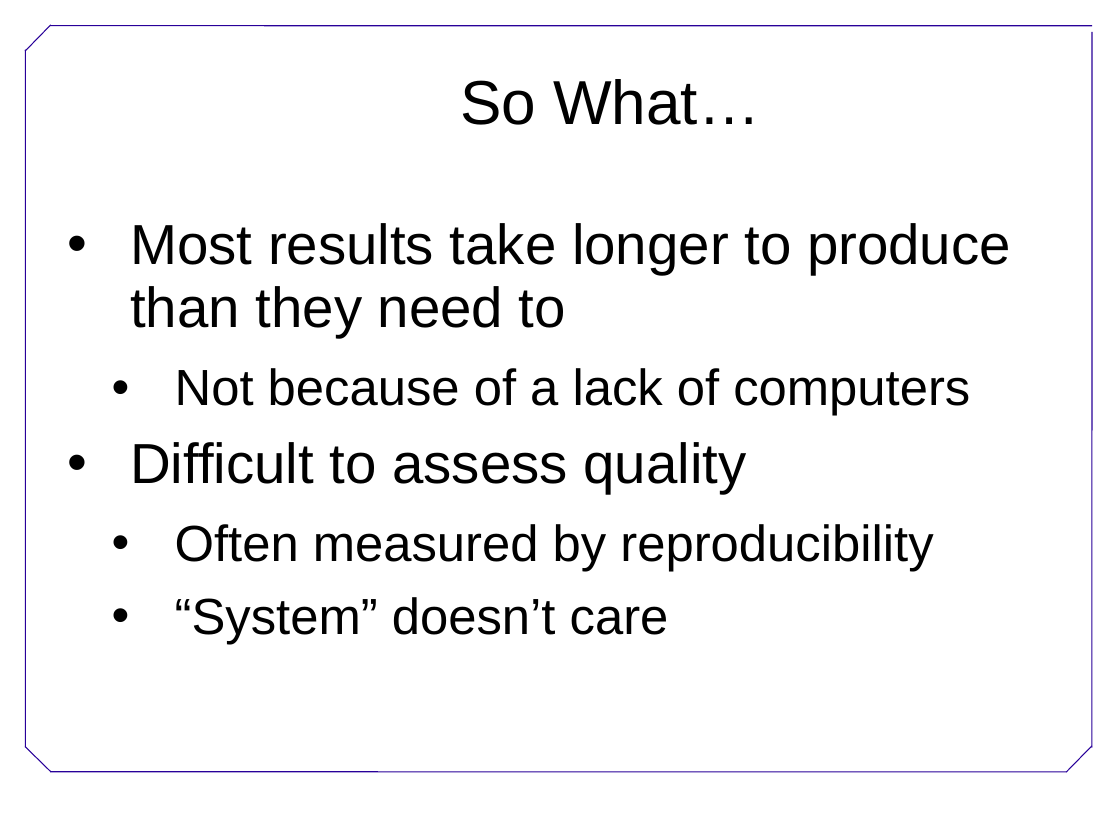
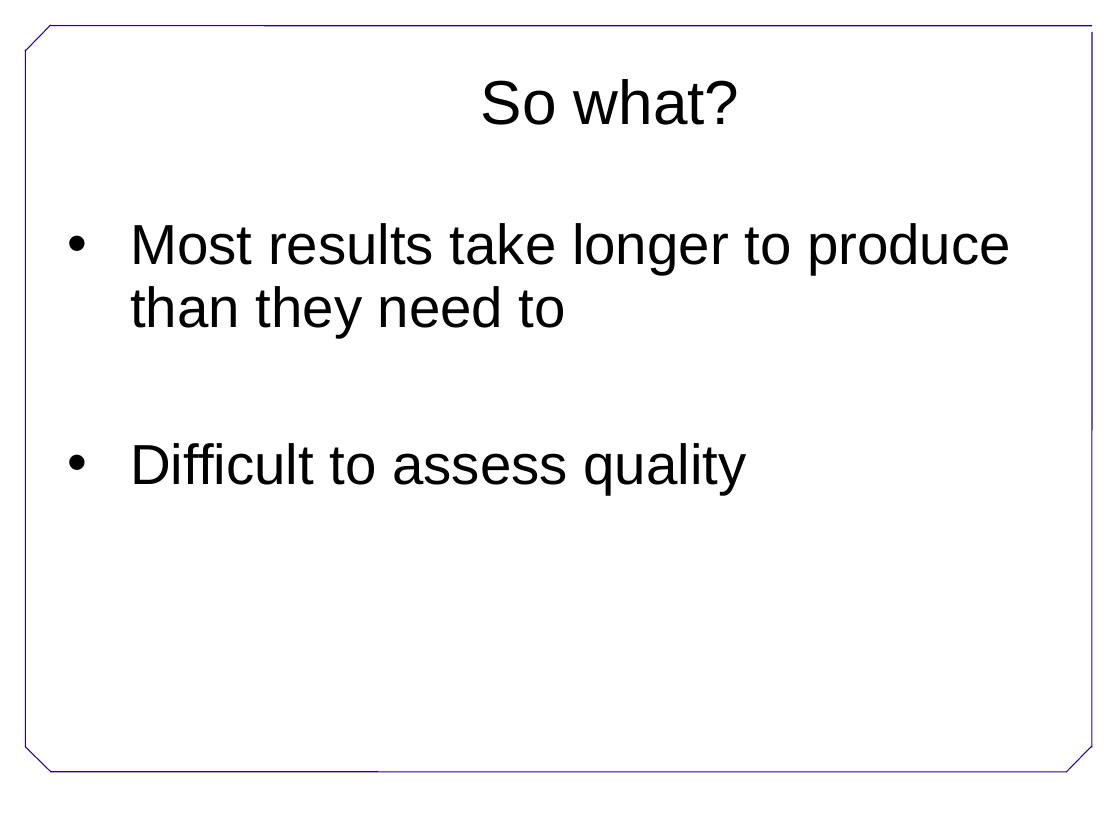
Before and after one commit to swcarpentry/DEPRECATED-boot-camps, a slide deck: slide 4 of BestPractices.ppt. Drawn at 1120x840 pixels with LibreOffice and Linux fonts; fonts in the diff are those of the drawing; background and template pictures are left out. Boxes give left, top, right and bottom in pixels: in the first picture for what was removed or moved away, otherwise in the second. Text is boxed around its words. In the diff, an @@ line names an element or a change of style, - is before the commit and + after.

```diff
--- a/BestPractices.ppt
+++ b/BestPractices.ppt
@@ text at [481,79,740,125]: text changed @@
-So What…
+So what?
@@ text at [175,368,970,416]: paragraph removed @@
-  • Not because of a lack of computers
@@ text at [175,524,933,644]: paragraphs removed @@
-  • Often measured by reproducibility
-  • “System” doesn’t care
```
Also in this commit, not shown: 5 other slides changed, 2 slides added, 7 slides removed, 2 other files.
